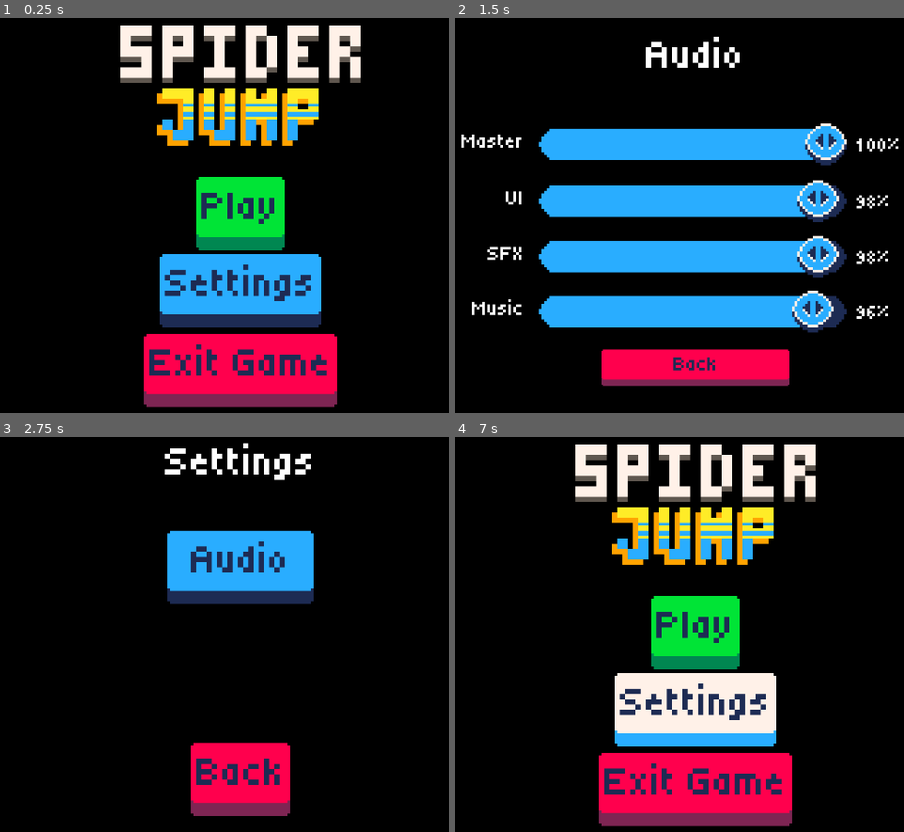
Above: before the commit, frames 1-4 (two rows, left to right).
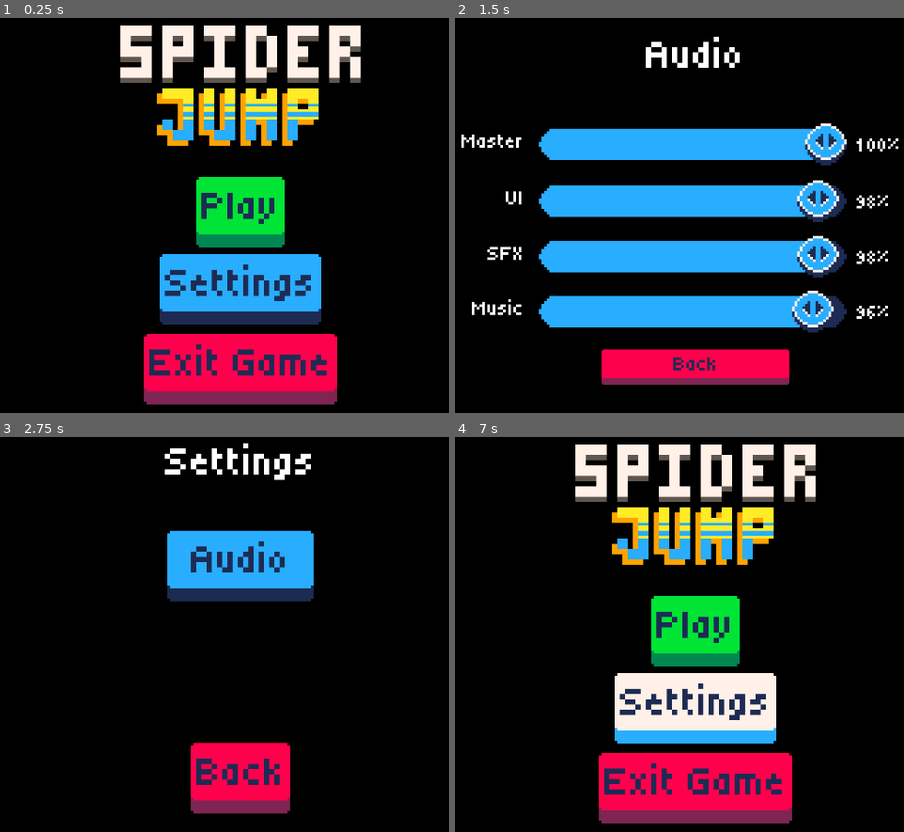
Above: after the commit, the same moments.

Repository: Flamenccio/spider-jump
Game: Godot game, scene res://scenes/ui/main_menu.tscn
Two runs of this game, one before a commit and one after it. Both use one fixed random seed, a clock stepped at 60 frames per second and the inputs below. The engine's default icon, where the game draws it, is replaced by a stand-in: a white triangle on a blue panel in a dark square.
Inputs (mouse positions are in pixels of both pictures, inside the frame that each line leads up to):
- Up to frame 1 (0.25 s): no input
- Up to frame 2 (1.5 s): click "Settings" at 0.5 s; click "Audio" at 1.25 s
- Up to frame 3 (2.75 s): click "Back" at 2 s
- Up to frame 4 (7 s): click "Play" at 2.75 s; click "Play" at 3.5 s; click (697, 496) at 4.25 s; click "Back" at 5 s; tap Enter at 5.75 s; move the mouse to (859, 602) at 5.77 s; press the mouse at (859, 602) at 5.78 s; hold D (move_right) 5.78-6.5 s; release the mouse at (859, 602) at 6.5 s; tap Space at 6.5 s; drag from (544, 646) to (657, 709) at 6.52 s

The runs differ from the first frame. In frame 1, 1.4% of the frame differs, in the area x 32-76%, y 54-99%; in frame 2, 0.4%; in frame 3, 0.8%; in frame 4, 1.4%.

Commit message:
make button click area more accurate

Diff:
--- a/scenes/ui/audio_settings.tscn
+++ b/scenes/ui/audio_settings.tscn
@@ -79,7 +79,7 @@
 offset_left = -72.0
 offset_top = -84.0
 offset_right = 72.0
-offset_bottom = -45.0
+offset_bottom = -54.0
 grow_horizontal = 2
 grow_vertical = 0
 scale = Vector2(2, 2)
--- a/scenes/ui/main_menu.tscn
+++ b/scenes/ui/main_menu.tscn
@@ -39,7 +39,7 @@
 offset_left = -37.0
 offset_top = 254.0
 offset_right = 37.0
-offset_bottom = 293.0
+offset_bottom = 284.0
 grow_horizontal = 2
 grow_vertical = 2
 scale = Vector2(4, 4)
@@ -57,7 +57,7 @@
 offset_left = -17.0
 offset_top = 14.0
 offset_right = 17.0
-offset_bottom = 53.0
+offset_bottom = 44.0
 grow_horizontal = 2
 grow_vertical = 2
 scale = Vector2(4, 4)
@@ -75,7 +75,7 @@
 offset_left = -31.0
 offset_top = 132.0
 offset_right = 31.0
-offset_bottom = 171.0
+offset_bottom = 162.0
 grow_horizontal = 2
 grow_vertical = 2
 scale = Vector2(4, 4)
--- a/scenes/ui/pause_screen.tscn
+++ b/scenes/ui/pause_screen.tscn
@@ -1,13 +1,20 @@
-[gd_scene load_steps=10 format=3 uid="uid://dind7ho1brwrn"]
+[gd_scene load_steps=12 format=3 uid="uid://dind7ho1brwrn"]
 
 [ext_resource type="Script" uid="uid://drqv7cbcuecnt" path="res://scripts/ui/pause_screen.gd" id="1_27awe"]
 [ext_resource type="PackedScene" uid="uid://gq51feusbdw7" path="res://scenes/ui/screen_wipe.tscn" id="1_gchx3"]
 [ext_resource type="Texture2D" uid="uid://ddmvrvqngqji3" path="res://resources/powerups/screen_wipe_1.png" id="2_qeunj"]
+[ext_resource type="Shader" uid="uid://drs3pnqjbawq8" path="res://shaders/screen_transition_enter.gdshader" id="3_gyuvn"]
 [ext_resource type="Texture2D" uid="uid://8e7tqh61xbai" path="res://sprites/pause_menu_elements.png" id="3_hr2n2"]
 [ext_resource type="Theme" uid="uid://das1u72cp37ra" path="res://ui_themes/button_blue.tres" id="5_lyq4t"]
 [ext_resource type="Theme" uid="uid://b3t6lqd2i1gui" path="res://ui_themes/button_red.tres" id="5_oc7jr"]
 [ext_resource type="AudioStream" uid="uid://bl83no143xg5r" path="res://sounds/ui/select.wav" id="5_wrw5x"]
 [ext_resource type="PackedScene" uid="uid://6m7hddkqnkq7" path="res://scenes/ui/settings_screen.tscn" id="8_g5rtw"]
+
+[sub_resource type="ShaderMaterial" id="ShaderMaterial_n1irx"]
+resource_local_to_scene = true
+shader = ExtResource("3_gyuvn")
+shader_parameter/progress = 0.0
+shader_parameter/moving_side = 0
 
 [sub_resource type="AtlasTexture" id="AtlasTexture_27awe"]
 atlas = ExtResource("3_hr2n2")
@@ -25,6 +32,7 @@
 
 [node name="TitleBar" parent="." instance=ExtResource("1_gchx3")]
 visible = true
+material = SubResource("ShaderMaterial_n1irx")
 layout_mode = 1
 anchors_preset = -1
 anchor_left = -0.00086805556
@@ -84,7 +92,7 @@
 offset_left = -56.25
 offset_top = 233.0
 offset_right = 55.75
-offset_bottom = 272.0
+offset_bottom = 263.0
 grow_horizontal = 2
 grow_vertical = 2
 scale = Vector2(4, 4)
@@ -102,7 +110,7 @@
 offset_left = -41.5
 offset_top = 105.0
 offset_right = 41.5
-offset_bottom = 144.0
+offset_bottom = 135.0
 grow_horizontal = 2
 grow_vertical = 2
 scale = Vector2(4, 4)
--- a/scenes/ui/settings_screen.tscn
+++ b/scenes/ui/settings_screen.tscn
@@ -1,12 +1,19 @@
-[gd_scene load_steps=9 format=3 uid="uid://6m7hddkqnkq7"]
+[gd_scene load_steps=11 format=3 uid="uid://6m7hddkqnkq7"]
 
 [ext_resource type="FontFile" uid="uid://m2gxs3lik11m" path="res://fonts/Tiny5-Regular.ttf" id="1_5op3j"]
 [ext_resource type="PackedScene" uid="uid://gq51feusbdw7" path="res://scenes/ui/screen_wipe.tscn" id="1_n5rhh"]
 [ext_resource type="Script" uid="uid://c5c3hp4dmvjuk" path="res://scripts/ui/ui_screen.gd" id="1_o0pos"]
 [ext_resource type="Theme" uid="uid://das1u72cp37ra" path="res://ui_themes/button_blue.tres" id="2_0qbrj"]
+[ext_resource type="Shader" uid="uid://drs3pnqjbawq8" path="res://shaders/screen_transition_enter.gdshader" id="3_8680x"]
 [ext_resource type="Theme" uid="uid://b3t6lqd2i1gui" path="res://ui_themes/button_red.tres" id="5_dyuo2"]
 [ext_resource type="AudioStream" uid="uid://bl83no143xg5r" path="res://sounds/ui/select.wav" id="6_8y8uj"]
 [ext_resource type="PackedScene" uid="uid://dhn3ipskb6u3a" path="res://scenes/ui/audio_settings.tscn" id="6_klwlf"]
+
+[sub_resource type="ShaderMaterial" id="ShaderMaterial_jowa0"]
+resource_local_to_scene = true
+shader = ExtResource("3_8680x")
+shader_parameter/progress = 0.0
+shader_parameter/moving_side = 0
 
 [sub_resource type="LabelSettings" id="LabelSettings_0qbrj"]
 font = ExtResource("1_5op3j")
@@ -24,6 +31,7 @@
 _start_hidden = true
 
 [node name="SettingsScreenBackground" parent="." instance=ExtResource("1_n5rhh")]
+material = SubResource("ShaderMaterial_jowa0")
 layout_mode = 1
 mouse_filter = 0
 enter_duration = 0.2
@@ -54,7 +62,7 @@
 offset_left = -28.0
 offset_top = -86.0
 offset_right = 28.0
-offset_bottom = -47.0
+offset_bottom = -56.0
 grow_horizontal = 2
 grow_vertical = 2
 scale = Vector2(4, 4)
@@ -73,7 +81,7 @@
 offset_left = -19.0
 offset_top = 239.0
 offset_right = 19.0
-offset_bottom = 278.0
+offset_bottom = 269.0
 grow_horizontal = 2
 grow_vertical = 2
 scale = Vector2(4, 4)
--- a/scripts/ui/ui_screen.gd
+++ b/scripts/ui/ui_screen.gd
@@ -17,13 +17,11 @@
 
 
 func hide_screen() -> void:
-	print("{0}: hiding screen".format({"0": name}))
 	hide()
 	screen_hidden.emit()
 
 
 func reveal_screen() -> void:
-	print("{0}: revealing screen".format({"0": name}))
 	show()
 	screen_revealed.emit()
 
--- a/ui_themes/button_blue.tres
+++ b/ui_themes/button_blue.tres
@@ -7,40 +7,38 @@
 
 [sub_resource type="AtlasTexture" id="AtlasTexture_2rpht"]
 atlas = ExtResource("2_3yudp")
-region = Rect2(0, 32, 48, 32)
+region = Rect2(0, 32, 48, 24)
 
 [sub_resource type="StyleBoxTexture" id="StyleBoxTexture_txbdh"]
-content_margin_bottom = 19.0
 texture = SubResource("AtlasTexture_2rpht")
 texture_margin_left = 2.0
 texture_margin_top = 2.0
 texture_margin_right = 2.0
-texture_margin_bottom = 18.0
+texture_margin_bottom = 10.0
 
 [sub_resource type="AtlasTexture" id="AtlasTexture_txbdh"]
 atlas = ExtResource("2_3yudp")
-region = Rect2(0, 0, 48, 32)
+region = Rect2(0, 0, 48, 24)
 
 [sub_resource type="StyleBoxTexture" id="StyleBoxTexture_2rpht"]
-content_margin_bottom = 19.0
 texture = SubResource("AtlasTexture_txbdh")
 texture_margin_left = 2.0
 texture_margin_top = 2.0
 texture_margin_right = 2.0
-texture_margin_bottom = 18.0
+texture_margin_bottom = 10.0
 
 [sub_resource type="AtlasTexture" id="AtlasTexture_mgxob"]
 atlas = ExtResource("2_3yudp")
-region = Rect2(0, 64, 48, 32)
+region = Rect2(0, 64, 48, 24)
 
 [sub_resource type="StyleBoxTexture" id="StyleBoxTexture_jarie"]
-content_margin_top = 6.0
-content_margin_bottom = 16.0
+content_margin_top = 5.0
+content_margin_bottom = 7.0
 texture = SubResource("AtlasTexture_mgxob")
 texture_margin_left = 2.0
 texture_margin_top = 2.0
 texture_margin_right = 2.0
-texture_margin_bottom = 15.0
+texture_margin_bottom = 6.0
 
 [resource]
 Button/colors/font_color = Color(0.11372549, 0.16862746, 0.3254902, 1)
--- a/ui_themes/button_green.tres
+++ b/ui_themes/button_green.tres
@@ -7,40 +7,38 @@
 
 [sub_resource type="AtlasTexture" id="AtlasTexture_2rpht"]
 atlas = ExtResource("2_xq1re")
-region = Rect2(48, 32, 48, 32)
+region = Rect2(48, 32, 48, 24)
 
 [sub_resource type="StyleBoxTexture" id="StyleBoxTexture_txbdh"]
-content_margin_bottom = 19.0
 texture = SubResource("AtlasTexture_2rpht")
 texture_margin_left = 2.0
 texture_margin_top = 2.0
 texture_margin_right = 2.0
-texture_margin_bottom = 18.0
+texture_margin_bottom = 10.0
 
 [sub_resource type="AtlasTexture" id="AtlasTexture_txbdh"]
 atlas = ExtResource("2_xq1re")
-region = Rect2(48, 0, 48, 32)
+region = Rect2(48, 0, 48, 24)
 
 [sub_resource type="StyleBoxTexture" id="StyleBoxTexture_2rpht"]
-content_margin_bottom = 19.0
 texture = SubResource("AtlasTexture_txbdh")
 texture_margin_left = 2.0
 texture_margin_top = 2.0
 texture_margin_right = 2.0
-texture_margin_bottom = 18.0
+texture_margin_bottom = 10.0
 
 [sub_resource type="AtlasTexture" id="AtlasTexture_mgxob"]
 atlas = ExtResource("2_xq1re")
-region = Rect2(48, 64, 48, 32)
+region = Rect2(48, 64, 48, 24)
 
 [sub_resource type="StyleBoxTexture" id="StyleBoxTexture_jarie"]
-content_margin_top = 6.0
-content_margin_bottom = 16.0
+content_margin_top = 5.0
+content_margin_bottom = 7.0
 texture = SubResource("AtlasTexture_mgxob")
 texture_margin_left = 2.0
 texture_margin_top = 2.0
 texture_margin_right = 2.0
-texture_margin_bottom = 15.0
+texture_margin_bottom = 6.0
 
 [resource]
 Button/colors/font_color = Color(0.11372549, 0.16862746, 0.3254902, 1)
--- a/ui_themes/button_red.tres
+++ b/ui_themes/button_red.tres
@@ -7,40 +7,38 @@
 
 [sub_resource type="AtlasTexture" id="AtlasTexture_2rpht"]
 atlas = ExtResource("2_0b1xk")
-region = Rect2(96, 32, 48, 32)
+region = Rect2(96, 32, 48, 24)
 
 [sub_resource type="StyleBoxTexture" id="StyleBoxTexture_txbdh"]
-content_margin_bottom = 19.0
 texture = SubResource("AtlasTexture_2rpht")
 texture_margin_left = 2.0
 texture_margin_top = 2.0
 texture_margin_right = 2.0
-texture_margin_bottom = 18.0
+texture_margin_bottom = 10.0
 
 [sub_resource type="AtlasTexture" id="AtlasTexture_txbdh"]
 atlas = ExtResource("2_0b1xk")
-region = Rect2(96, 0, 48, 32)
+region = Rect2(96, 0, 48, 24)
 
 [sub_resource type="StyleBoxTexture" id="StyleBoxTexture_2rpht"]
-content_margin_bottom = 19.0
 texture = SubResource("AtlasTexture_txbdh")
 texture_margin_left = 2.0
 texture_margin_top = 2.0
 texture_margin_right = 2.0
-texture_margin_bottom = 18.0
+texture_margin_bottom = 10.0
 
 [sub_resource type="AtlasTexture" id="AtlasTexture_mgxob"]
 atlas = ExtResource("2_0b1xk")
-region = Rect2(96, 64, 48, 32)
+region = Rect2(96, 64, 48, 24)
 
 [sub_resource type="StyleBoxTexture" id="StyleBoxTexture_jarie"]
-content_margin_top = 6.0
-content_margin_bottom = 16.0
+content_margin_top = 5.0
+content_margin_bottom = 6.0
 texture = SubResource("AtlasTexture_mgxob")
 texture_margin_left = 2.0
 texture_margin_top = 2.0
 texture_margin_right = 2.0
-texture_margin_bottom = 15.0
+texture_margin_bottom = 7.0
 
 [resource]
 Button/colors/font_color = Color(0.11372549, 0.16862746, 0.3254902, 1)
